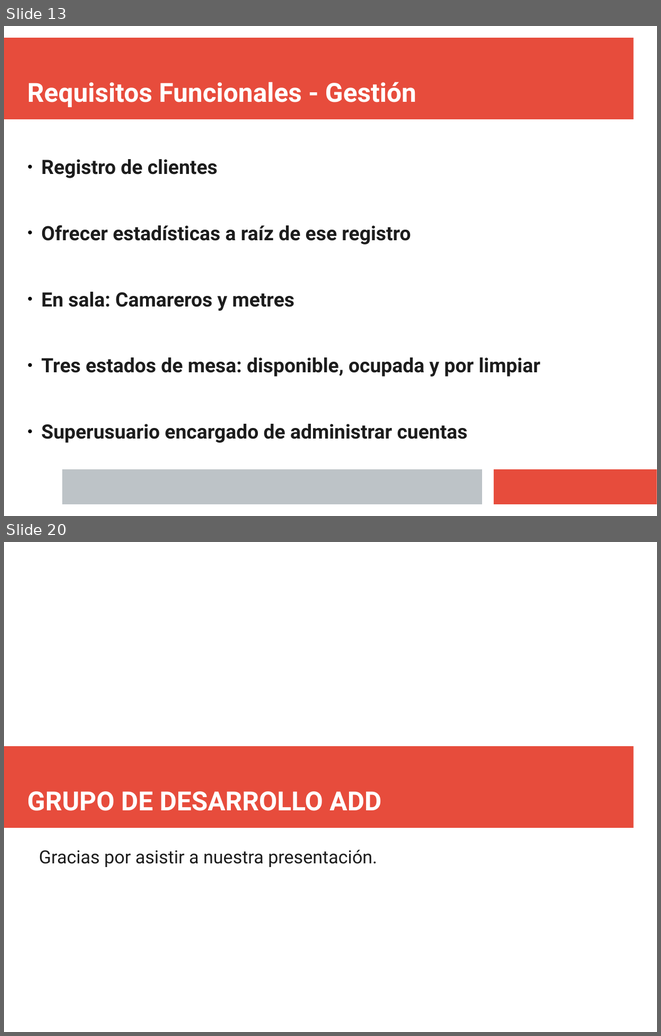
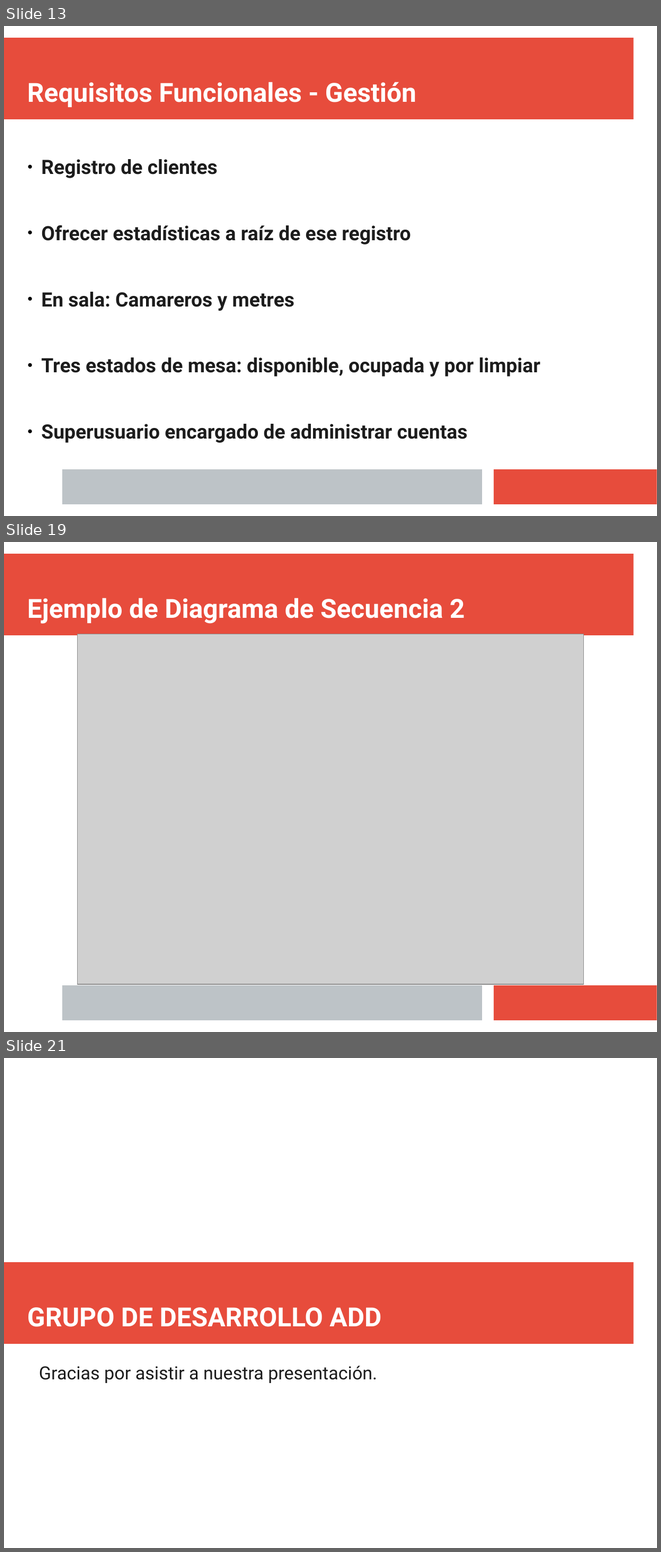
Before and after one commit to Juanba1998/APP-Restaurante, a slide deck: Material/Presentación/Presentacion Final (incompleta).pptx. Shown one above the other, each under a label of ours: slides 13 and 20 before the commit, slides 13, 19 and 21 after it; the slides between them are not shown. The pictures are 661x1036 and 661x1552 pixels, drawn with LibreOffice and Linux fonts; fonts in the diff are those of the drawing; grey boxes stand for pictures. Boxes give left, top, right and bottom in pixels: in the first picture for what was removed or moved away, otherwise in the second. Text is boxed around its words. In the diff, an @@ line names an element or a change of style, - is before the commit and + after.

```diff
--- a/Material/Presentación/Presentacion Final (incompleta).pptx
+++ b/Material/Presentación/Presentacion Final (incompleta).pptx
@@ slide 19 added at (x1=4, y1=542, x2=657, y2=1032), background #FFFFFF; not listed: 3 template elements that a slide beside it also shows @@
@@ text added at (x1=27, y1=598, x2=465, y2=624), 32 pt, text #FFFFFF, bold @@
+Ejemplo de Diagrama de Secuencia 2
@@ picture added at (x1=78, y1=634, x2=583, y2=985) @@
@@ what was slide 20 is now slide 21 @@
```
Also in this commit, not shown: 5 slides changed.
